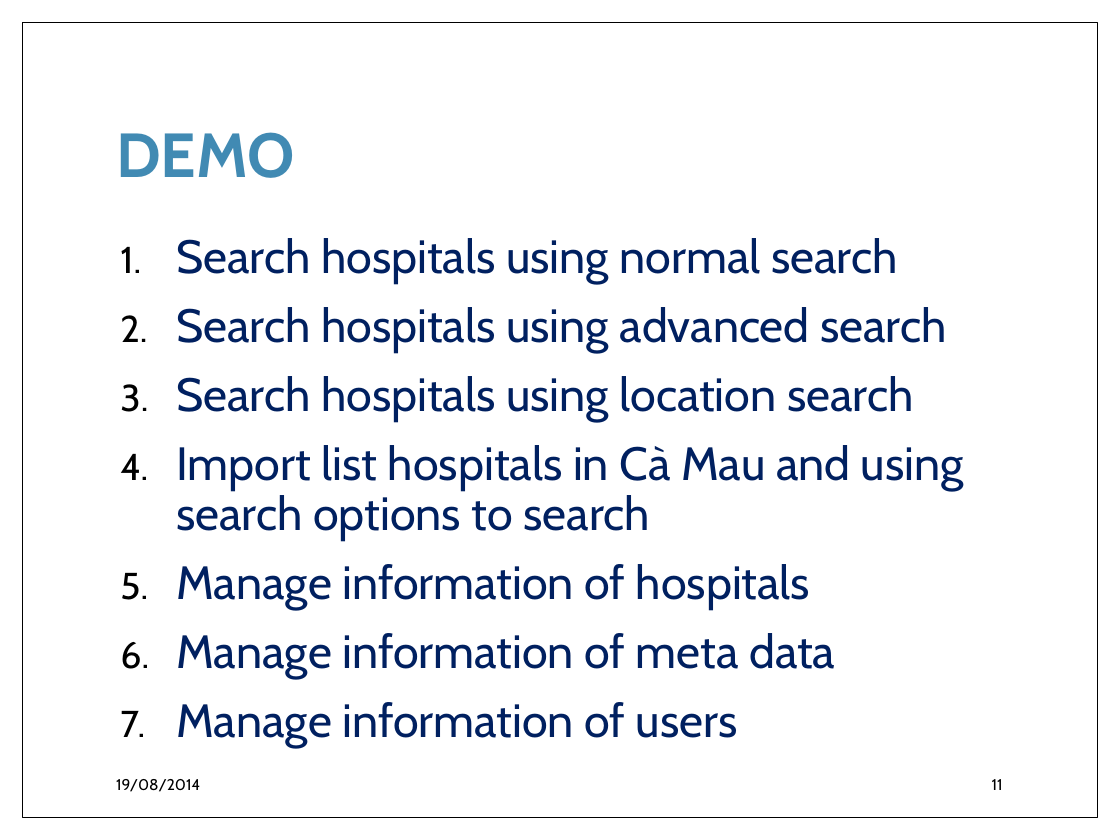
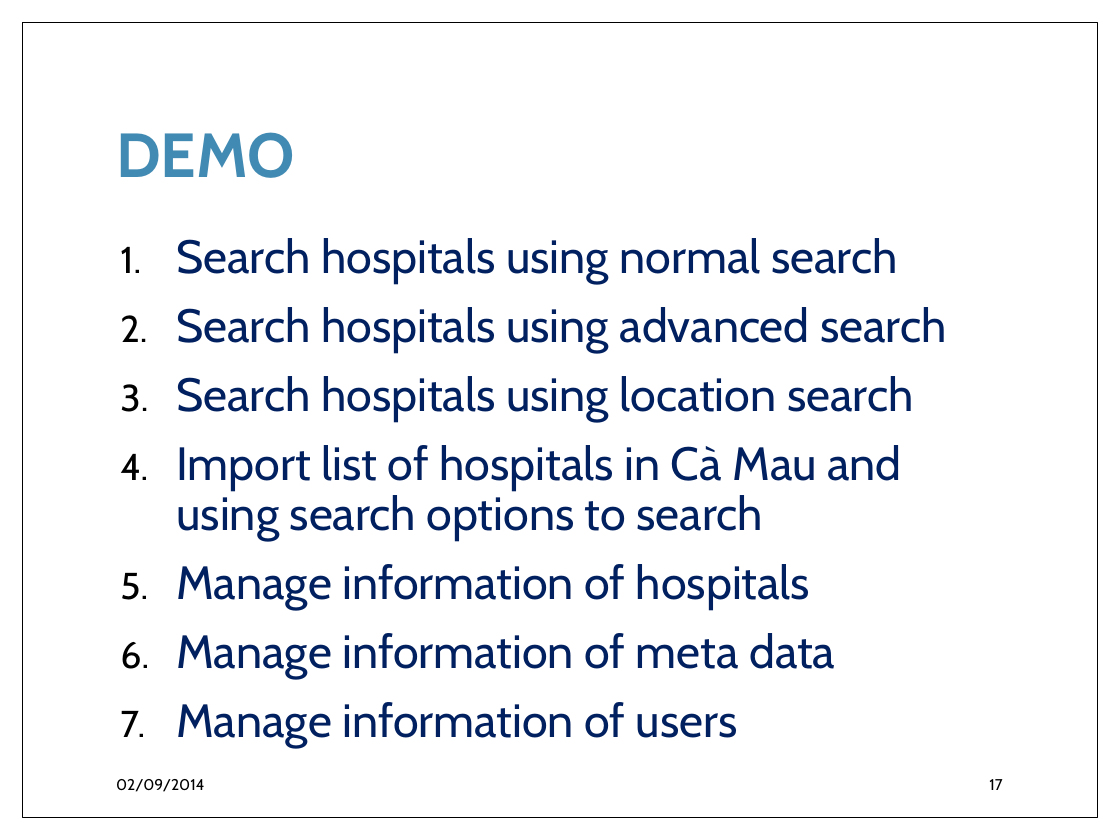
Before and after one commit to Princessgladys/hospital-finder, a slide deck: slide 17 of Hospital Finder.pptx (slide 11 before the commit). Drawn at 1120x840 pixels with LibreOffice and Linux fonts; fonts in the diff are those of the drawing; background and template pictures are left out. Boxes give left, top, right and bottom in pixels: in the first picture for what was removed or moved away, otherwise in the second. Text is boxed around its words. In the diff, an @@ line names an element or a change of style, - is before the commit and + after.

Commit message:
Update presentation slide

```diff
--- a/Hospital Finder.pptx
+++ b/Hospital Finder.pptx
@@ text at <box>176,445,901,542</box>: text changed @@
-4. Import list hospitals in Cà Mau and using search options to search
+4. Import list of hospitals in Cà Mau and using search options to search
@@ text at <box>116,779,204,792</box>: text changed @@
-19/08/2014
+02/09/2014
@@ page number at <box>989,779,1002,790</box>: text changed @@
-11
+17
```
Also in this commit, not shown: 10 other slides changed, 6 slides added.
